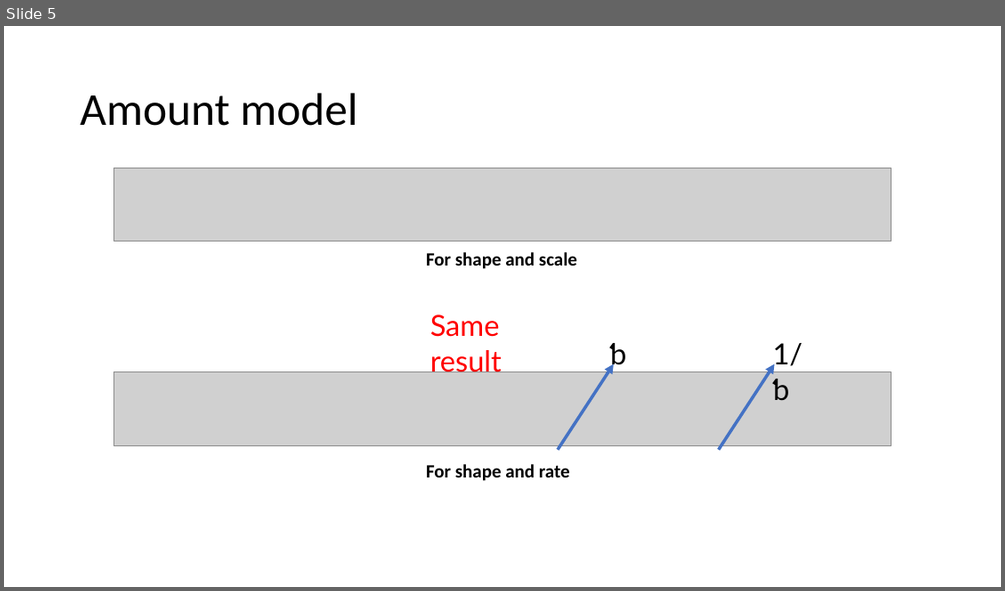
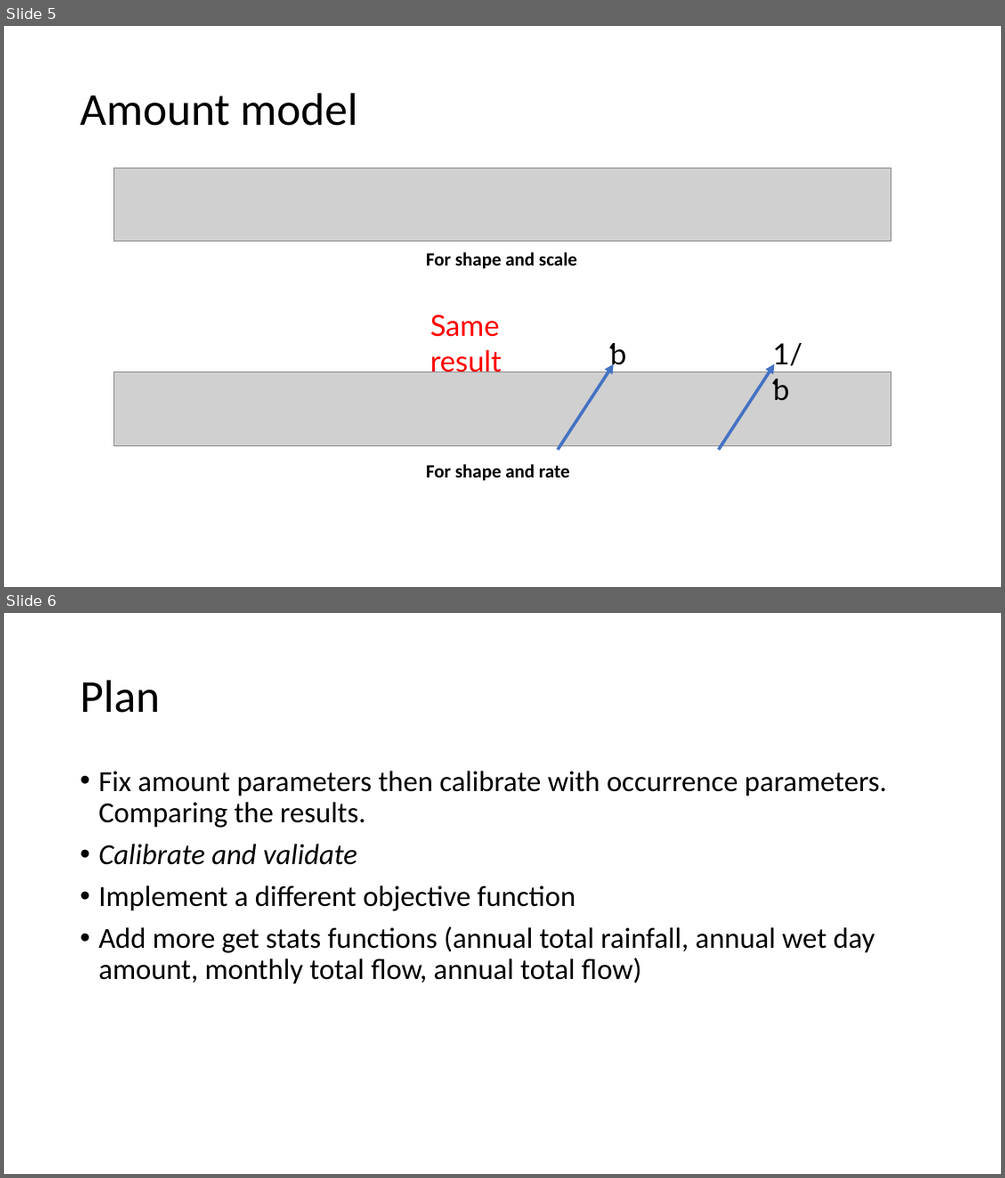
Before and after one commit to thienhuytruongnguyen/PilotStudy01, a slide deck: Meeting 29.pptx. Shown one above the other, each under a label of ours: slide 5 before the commit, slides 5 and 6 after it. The pictures are 1005x591 and 1005x1178 pixels, drawn with LibreOffice and Linux fonts; fonts in the diff are those of the drawing; grey boxes stand for pictures. Boxes give left, top, right and bottom in pixels: in the first picture for what was removed or moved away, otherwise in the second. Text is boxed around its words. In the diff, an @@ line names an element or a change of style, - is before the commit and + after.

```diff
--- a/Meeting 29.pptx
+++ b/Meeting 29.pptx
@@ slide 6 added at [4, 613, 1001, 1174], background #FFFFFF @@
@@ title added at [80, 680, 160, 713], 44 pt, text #000000 @@
+Plan
@@ text added at [98, 771, 887, 984], 28 pt, text #000000 @@
+• Fix amount parameters then calibrate with occurrence parameters. Comparing the results.
+• Calibrate and validate
+• Implement a different objective function
+• Add more get stats functions (annual total rainfall, annual wet day amount, monthly total flow, annual total flow)
```
Also in this commit, not shown: 1 slide changed, 2 slides removed, 3 other files.
